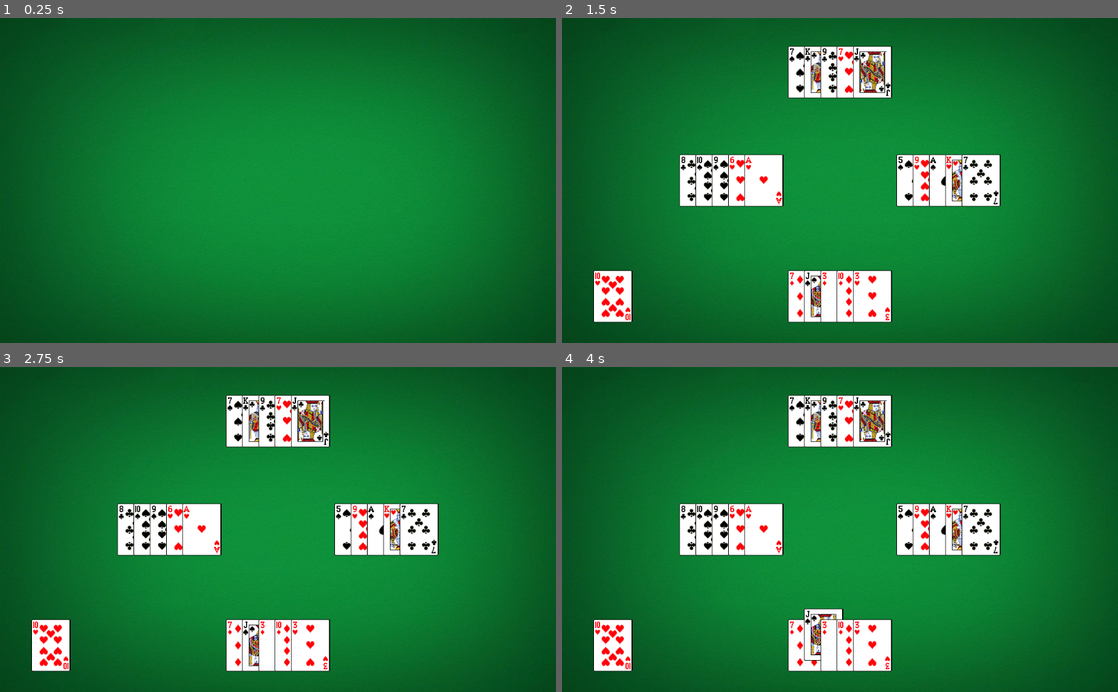
Above: before the commit, frames 1-4 (two rows, left to right).
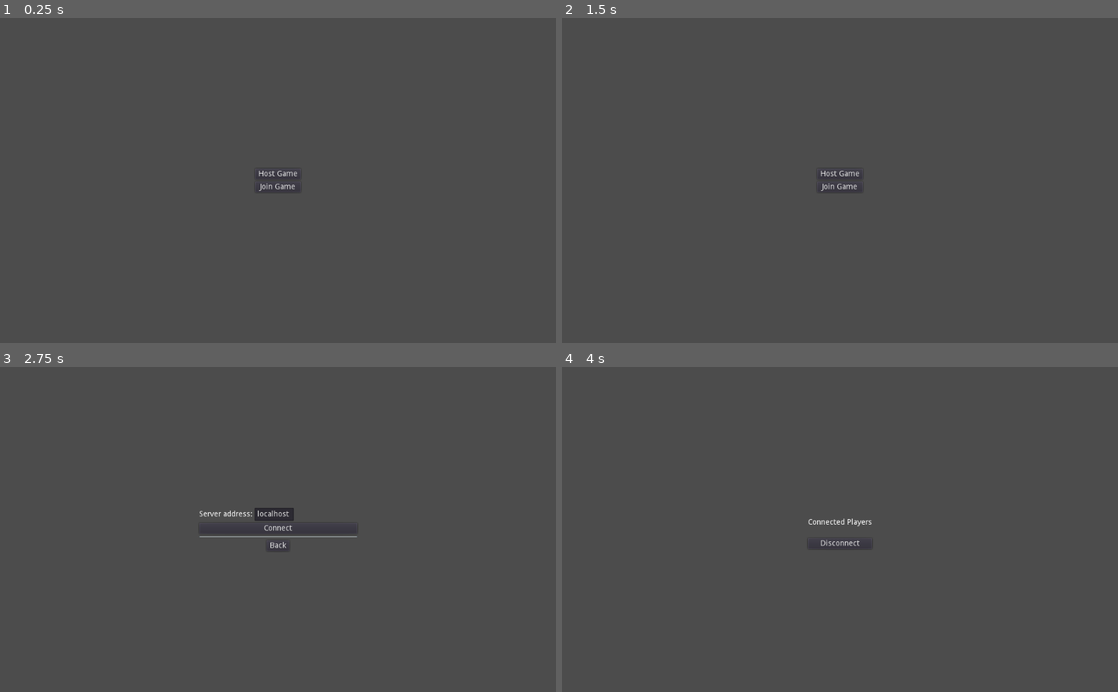
Above: after the commit, the same moments.

Repository: ssalanski/OhHell
Game: Godot game, scene res://MainMenu.tscn
The game is run twice, just before and just after one commit, with the same random seed, the same clock (stepped at 60 frames per second) and the same inputs. Before the commit the project starts from res://Game.tscn.
Inputs (mouse positions are in pixels of both pictures, inside the frame that each line leads up to):
- Up to frame 1 (0.25 s): no input
- Up to frame 2 (1.5 s): click (840, 174) at 0.5 s, where only the run after the commit has a clickable "Host Game"; click (840, 206) at 1.25 s, where only the run after the commit has a clickable "Disconnect"
- Up to frame 3 (2.75 s): click (278, 536) at 2 s, where only the run after the commit has a clickable "Join Game"
- Up to frame 4 (4 s): click (840, 529) at 2.75 s, where only the run after the commit has a clickable "Connect"; tap Enter at 3.5 s; move the mouse to (806, 646) at 3.52 s; click (806, 646) at 3.67 s

The runs differ from the first frame. In frame 1, 100% of the frame differs, in the area x 0-100%, y 0-100%; in frame 2, 100%; in frame 3, 100%; in frame 4, 100%.

Commit message:
playing with networking, server/client behavior

Diff:
--- /dev/null
+++ b/GameManager.gd
@@ -0,0 +1,75 @@
+extends Node
+
+signal connected_players_update(players)
+
+const GAME_PORT = 20202
+
+var i_am_host = false
+var players = {}
+
+# server code
+
+func host_game():
+	players[1] = "me"
+	var peer = NetworkedMultiplayerENet.new()
+	var e = peer.create_server(GAME_PORT, 4)
+	get_tree().network_peer = peer
+	i_am_host = true
+
+func _on_player_connected(id):
+	print("NETWORK EVENT: player connected: " + str(id))
+	# register the host player with the client
+	register_player(id)
+	if i_am_host:
+		for player in players:
+			if player != 1:
+				rpc_id(player, "register_player", id)
+
+func _on_player_disconnected(id):
+	print("NETWORK EVENT: player disconnected: " + str(id))
+	unregister_player(id)
+	if i_am_host:
+		for player in players:
+			if player != 1:
+				rpc_id(player, "unregister_player", id)
+
+# client code
+
+func join_server(host):
+	var peer = NetworkedMultiplayerENet.new()
+	var e = peer.create_client(host, GAME_PORT)
+	get_tree().network_peer = peer
+
+func _on_server_connected():
+	print("connected to server")
+
+func _on_server_disconnected():
+	print("server disconnected")
+	close_connections()
+
+# shared code
+
+remote func register_player(id):
+	#var id = get_tree().get_rpc_sender_id()
+	players[id] = str(id)
+	print("new player: %d" % id)
+	emit_signal("connected_players_update", players)
+
+remote func unregister_player(id):
+	#var id = get_tree().get_rpc_sender_id()
+	players.erase(id)
+	print("lost player: %d" % id)
+	emit_signal("connected_players_update", players)
+
+
+func close_connections():
+	get_tree().network_peer = null
+	i_am_host = false
+	players = {}
+
+
+func _ready():
+	get_tree().connect("network_peer_connected", self, "_on_player_connected")
+	get_tree().connect("connected_to_server", self, "_on_server_connected")
+	get_tree().connect("network_peer_disconnected", self, "_on_player_disconnected")
+	get_tree().connect("server_disconnected", self, "_on_server_disconnected")
--- /dev/null
+++ b/MainMenu.gd
@@ -0,0 +1,45 @@
+extends Control
+
+
+# Declare member variables here. Examples:
+# var a = 2
+# var b = "text"
+
+
+# Called when the node enters the scene tree for the first time.
+func _ready():
+	GameManager.connect("connected_players_update", self, "_on_players_update")
+
+
+func _on_players_update(players):
+	#for player in players:
+	#	#$GameLobby/PlayerList.add_item("%s:%s"%[str(player),str(players[player])])
+	$GameLobby/PlayerList.text = str(players)
+
+
+func _on_JoinMenuButton_pressed():
+	$MainMenu.hide()
+	$JoinServerMenu.show()
+
+func _on_BackButton_pressed():
+	$JoinServerMenu.hide()
+	$MainMenu.show()
+
+func _on_JoinButton_pressed():
+	GameManager.join_server($JoinServerMenu/HBoxContainer/AddressInput.text)
+	$JoinServerMenu.hide()
+	$GameLobby.show()
+	$GameLobby/StartGameButton.hide()
+
+func _on_HostButton_pressed():
+	GameManager.host_game()
+	$MainMenu.hide()
+	$GameLobby.show()
+	$GameLobby/StartGameButton.show()
+
+func _on_StopHostingButton_pressed():
+	GameManager.close_connections()
+	#$GameLobby/PlayerList.clear()
+	$GameLobby/PlayerList.text=""
+	$GameLobby.hide()
+	$MainMenu.show()
--- /dev/null
+++ b/MainMenu.tscn
@@ -0,0 +1,133 @@
+[gd_scene load_steps=2 format=2]
+
+[ext_resource path="res://MainMenu.gd" type="Script" id=1]
+
+[node name="MainMenu" type="Control"]
+anchor_right = 1.0
+anchor_bottom = 1.0
+script = ExtResource( 1 )
+__meta__ = {
+"_edit_use_anchors_": false
+}
+
+[node name="MainMenu" type="VBoxContainer" parent="."]
+anchor_left = 0.5
+anchor_top = 0.5
+anchor_right = 0.5
+anchor_bottom = 0.5
+margin_left = -42.0
+margin_top = -22.0
+margin_right = 42.0
+margin_bottom = 22.0
+__meta__ = {
+"_edit_use_anchors_": false
+}
+
+[node name="HostButton" type="Button" parent="MainMenu"]
+margin_right = 84.0
+margin_bottom = 20.0
+text = "Host Game"
+
+[node name="JoinMenuButton" type="Button" parent="MainMenu"]
+margin_top = 24.0
+margin_right = 84.0
+margin_bottom = 44.0
+text = "Join Game"
+
+[node name="JoinServerMenu" type="VBoxContainer" parent="."]
+visible = false
+anchor_left = 0.5
+anchor_top = 0.5
+anchor_right = 0.5
+anchor_bottom = 0.5
+margin_left = -145.5
+margin_top = -40.0
+margin_right = 145.5
+margin_bottom = 40.0
+__meta__ = {
+"_edit_use_anchors_": false
+}
+
+[node name="HBoxContainer" type="HBoxContainer" parent="JoinServerMenu"]
+margin_right = 291.0
+margin_bottom = 24.0
+
+[node name="AddressLabel" type="Label" parent="JoinServerMenu/HBoxContainer"]
+margin_top = 5.0
+margin_right = 98.0
+margin_bottom = 19.0
+text = "Server address:"
+
+[node name="AddressInput" type="LineEdit" parent="JoinServerMenu/HBoxContainer"]
+margin_left = 102.0
+margin_right = 174.0
+margin_bottom = 24.0
+text = "localhost"
+expand_to_text_length = true
+
+[node name="JoinButton" type="Button" parent="JoinServerMenu"]
+margin_top = 28.0
+margin_right = 291.0
+margin_bottom = 48.0
+size_flags_horizontal = 5
+text = "Connect"
+
+[node name="HSeparator" type="HSeparator" parent="JoinServerMenu"]
+margin_top = 52.0
+margin_right = 291.0
+margin_bottom = 56.0
+__meta__ = {
+"_editor_description_": ""
+}
+
+[node name="BackButton" type="Button" parent="JoinServerMenu"]
+margin_left = 124.0
+margin_top = 60.0
+margin_right = 166.0
+margin_bottom = 80.0
+size_flags_horizontal = 4
+text = "Back"
+
+[node name="GameLobby" type="VBoxContainer" parent="."]
+visible = false
+anchor_left = 0.5
+anchor_top = 0.5
+anchor_right = 0.5
+anchor_bottom = 0.5
+margin_left = -59.0
+margin_top = -20.0
+margin_right = 59.0
+margin_bottom = 20.0
+__meta__ = {
+"_edit_use_anchors_": false
+}
+
+[node name="Label" type="Label" parent="GameLobby"]
+margin_right = 118.0
+margin_bottom = 14.0
+text = "Connected Players"
+
+[node name="PlayerList" type="Label" parent="GameLobby"]
+margin_top = 18.0
+margin_right = 118.0
+margin_bottom = 18.0
+text = "x"
+
+[node name="StartGameButton" type="Button" parent="GameLobby"]
+visible = false
+margin_top = 22.0
+margin_right = 118.0
+margin_bottom = 42.0
+text = "Start Game"
+
+[node name="DisconnectButton" type="Button" parent="GameLobby"]
+margin_top = 22.0
+margin_right = 118.0
+margin_bottom = 42.0
+text = "Disconnect"
+
+[connection signal="pressed" from="MainMenu/HostButton" to="." method="_on_HostButton_pressed"]
+[connection signal="pressed" from="MainMenu/JoinMenuButton" to="." method="_on_JoinMenuButton_pressed"]
+[connection signal="pressed" from="JoinServerMenu/JoinButton" to="." method="_on_JoinButton_pressed"]
+[connection signal="pressed" from="JoinServerMenu/BackButton" to="." method="_on_BackButton_pressed"]
+[connection signal="pressed" from="GameLobby/DisconnectButton" to="." method="_on_StopHostingButton_pressed"]
--- a/project.godot
+++ b/project.godot
@@ -11,8 +11,12 @@
 [application]
 
 config/name="Oh Hell"
-run/main_scene="res://Game.tscn"
+run/main_scene="res://MainMenu.tscn"
 config/icon="res://icon.png"
+
+[autoload]
+
+GameManager="*res://GameManager.gd"
 
 [physics]
 
